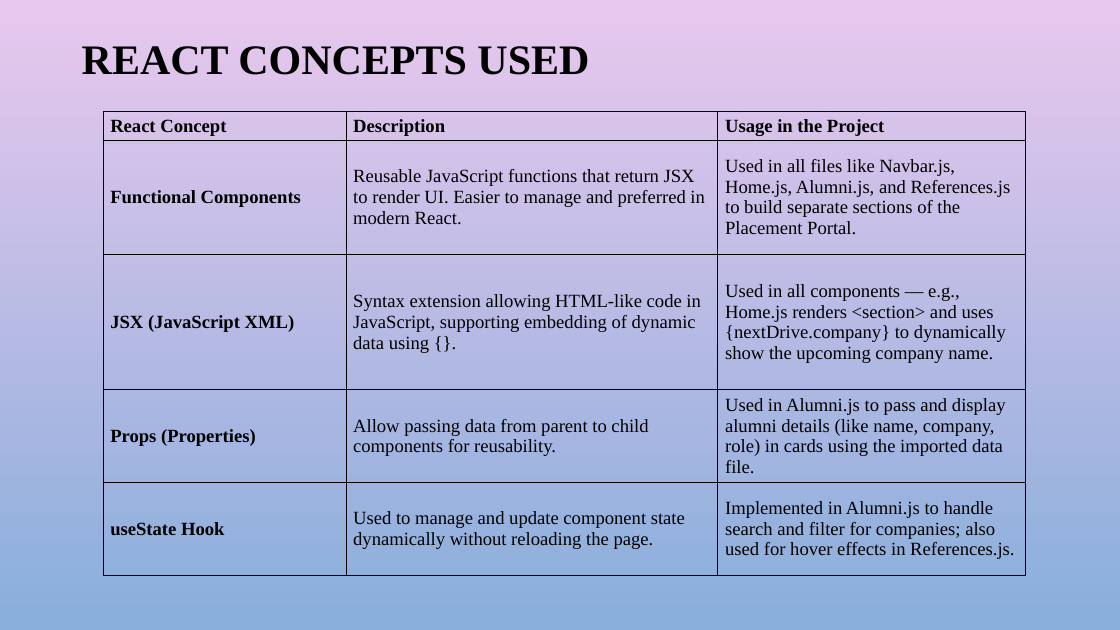
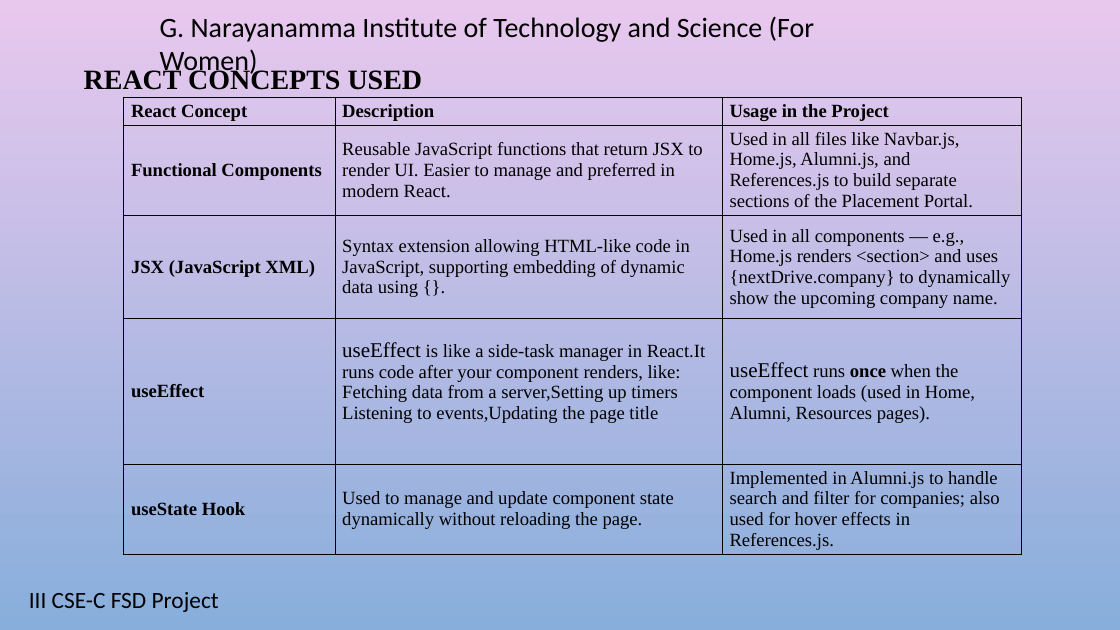
Before and after one commit to AkhilaS17/PlacePrepPortal, a slide deck: slide 3 of Placeprep.pptx. Drawn at 1120x630 pixels with LibreOffice and Linux fonts; fonts in the diff are those of the drawing; background and template pictures are left out. Boxes give left, top, right and bottom in pixels: in the first picture for what was removed or moved away, otherwise in the second. Text is boxed around its words. In the diff, an @@ line names an element or a change of style, - is before the commit and + after.

```diff
--- a/Placeprep.pptx
+++ b/Placeprep.pptx
@@ text added at box(160, 16, 814, 77), 24 pt, text #000000 @@
+G. Narayanamma Institute of Technology and Science (For Women)
@@ title "REACT CONCEPTS USED": place and size @@
-title "REACT CONCEPTS USED" at box(82, 46, 589, 75)
+title "REACT CONCEPTS USED" at box(84, 68, 423, 90)
@@ title "REACT CONCEPTS USED" at box(84, 68, 423, 90): size 36 to 24 pt @@
@@ table at box(124, 97, 1022, 570) @@
-row 4: Props (Properties) | Allow passing data from parent to child components for reusability. | Used in Alumni.js to pass and display alumni details (like name, company, role) in cards using the imported data file.
+row 4: useEffect | useEffect is like a side-task manager in React.It runs code after your component renders, like: / Fetching data from a server,Setting up timers / Listening to events,Updating the page title | useEffect runs once when the component loads (used in Home, Alumni, Resources pages).
@@ table: place and size @@
-table at box(103, 112, 1026, 581)
+table at box(124, 97, 1022, 570)
@@ text added at box(29, 592, 219, 612), 20 pt, text #000000 @@
+III CSE-C FSD Project
```
Also in this commit, not shown: 12 other slides changed.
